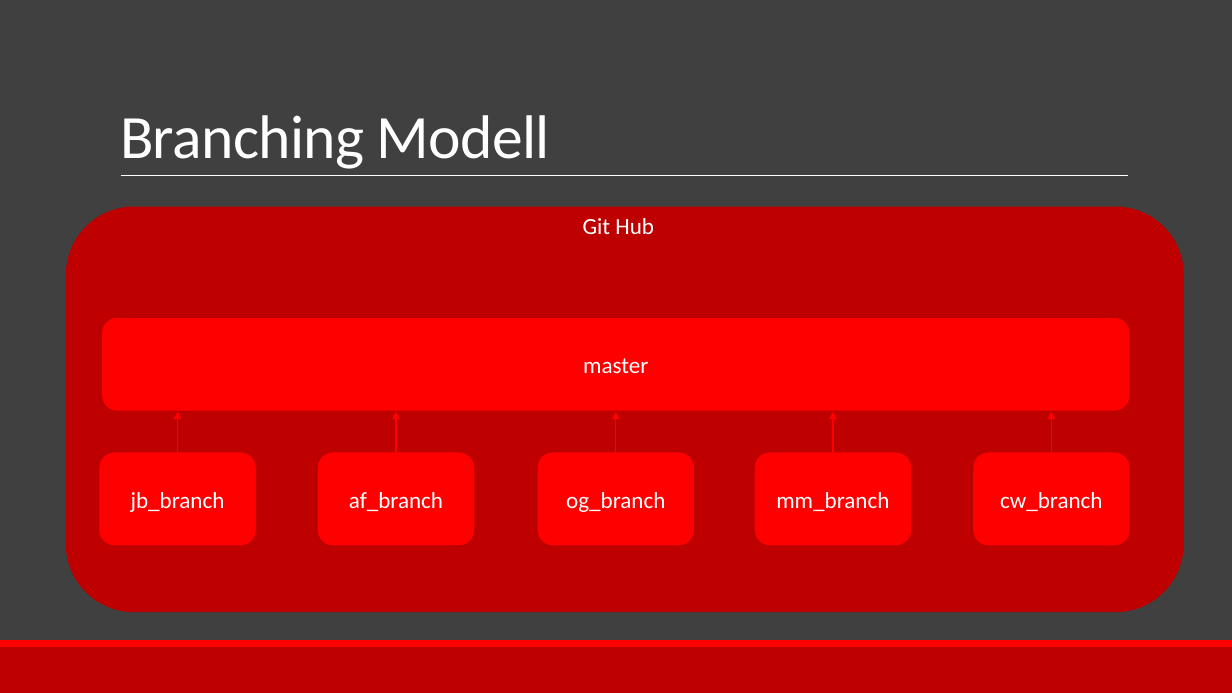
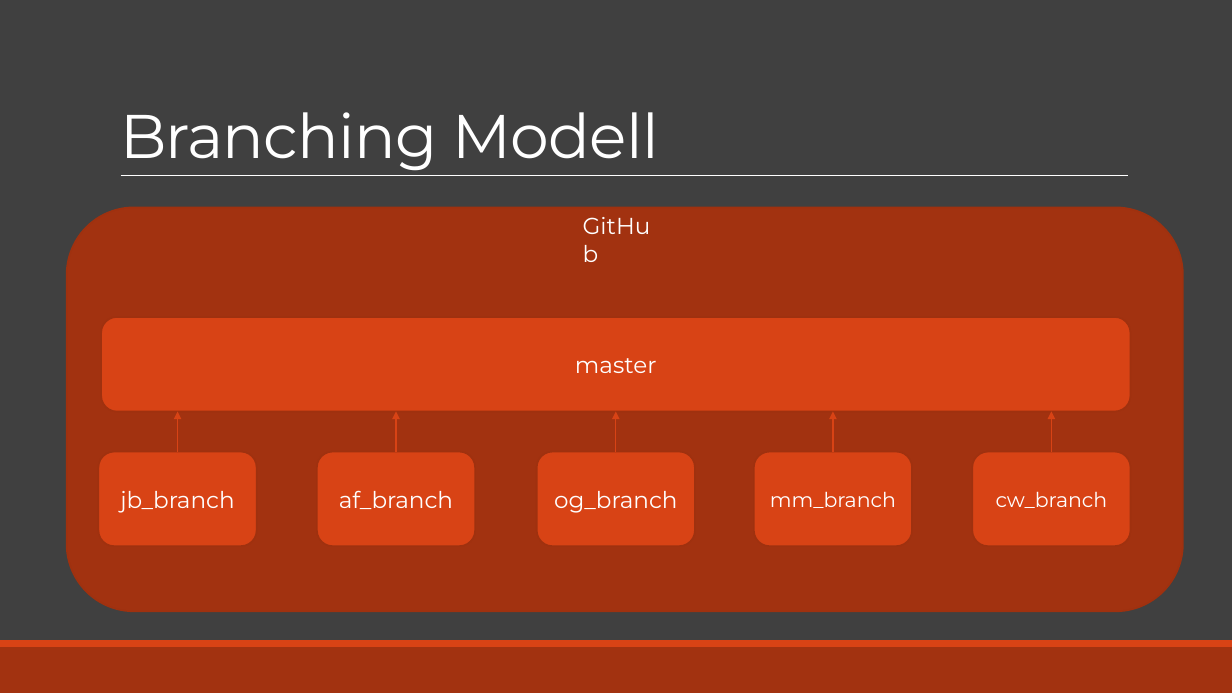
Before and after one commit to buegeleisen/dhbw_14sea_projekt, a slide deck: slide 3 of Portfolio/Session3.pptx. Drawn at 1232x693 pixels with LibreOffice and Linux fonts; fonts in the diff are those of the drawing. Boxes give left, top, right and bottom in pixels: in the first picture for what was removed or moved away, otherwise in the second. Text is boxed around its words. In the diff, an @@ line names an element or a change of style, - is before the commit and + after.

```diff
--- a/Portfolio/Session3.pptx
+++ b/Portfolio/Session3.pptx
@@ title "Branching Modell" at bbox=[120, 112, 658, 171]: font Calibri to Montserrat @@
@@ rounded rectangle at bbox=[67, 207, 1183, 611]: fill #BF0000 to #A23210; outline #BD0000 1.25 pt to #A03210 1.25 pt @@
@@ text at bbox=[583, 218, 654, 234]: text changed; font Calibri to Montserrat @@
-Git Hub
+GitHub
@@ arrow (177, 452) - (177, 411): stroke #FF0000 1 pt to #D84315 1 pt @@
@@ arrow (396, 452) - (396, 411): stroke #FF0000 1 pt to #D84315 1 pt @@
@@ arrow (616, 452) - (616, 411): stroke #FF0000 1 pt to #D84315 1 pt @@
@@ arrow (833, 452) - (833, 411): stroke #FF0000 1 pt to #D84315 1 pt @@
@@ arrow (1052, 452) - (1052, 411): stroke #FF0000 1 pt to #D84315 1 pt @@
@@ font Calibri to Montserrat; fill #FF0000 to #D84315; outline #BD0000 1.25 pt to #A03210 1.25 pt in 4 elements at bbox=[102, 317, 1131, 411], bbox=[99, 452, 257, 546], bbox=[317, 452, 475, 546], bbox=[537, 452, 695, 546] @@
@@ rounded rectangle "mm_branch" at bbox=[754, 452, 912, 546]: size 18 to 16 pt, font Calibri to Montserrat; fill #FF0000 to #D84315; outline #BD0000 1.25 pt to #A03210 1.25 pt @@
@@ rounded rectangle "cw_branch" at bbox=[972, 452, 1130, 546]: size 18 to 16 pt, font Calibri to Montserrat; fill #FF0000 to #D84315; outline #BD0000 1.25 pt to #A03210 1.25 pt @@
@@ rectangle at bbox=[0, 647, 1232, 693]: fill #BF0000 to #A23210 @@
@@ rectangle at bbox=[0, 640, 1232, 647]: fill #FF0000 to #D84315 @@
```
Also in this commit, not shown: 6 other slides changed.
